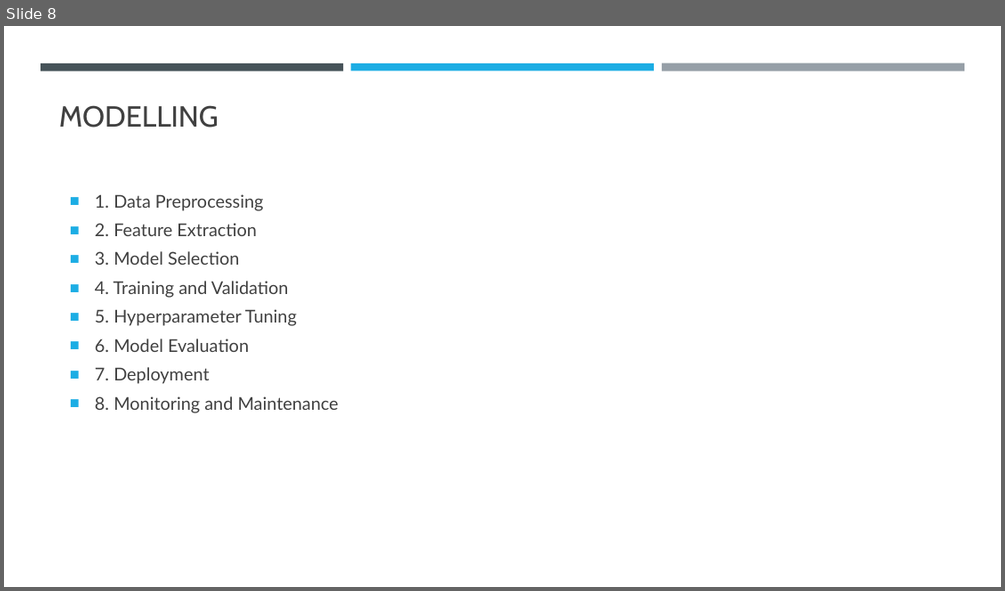
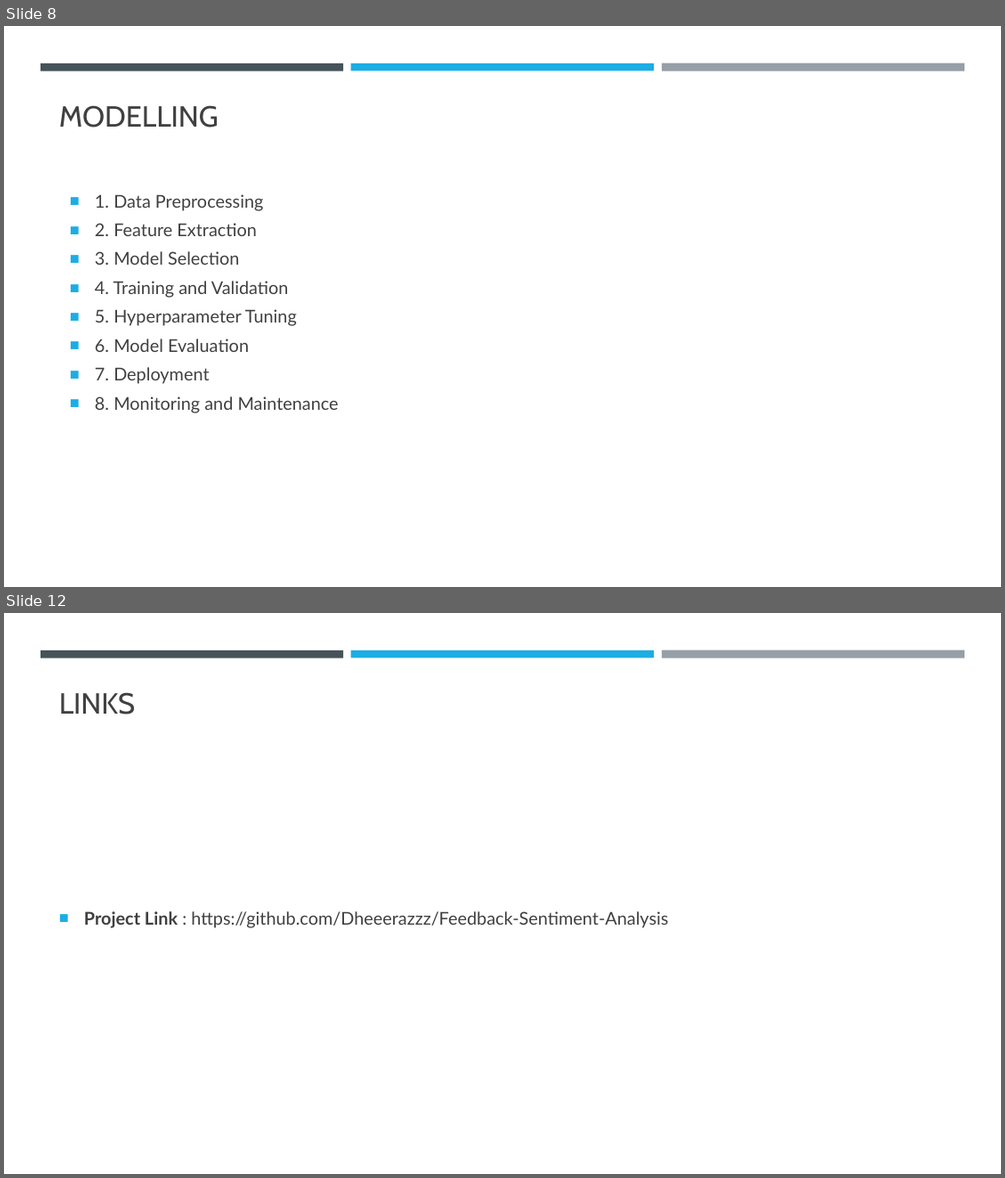
Before and after one commit to Dheeerazzz/Feedback-Sentiment-Analysis, a slide deck: IBM ppt b1.pptx. Shown one above the other, each under a label of ours: slide 8 before the commit, slides 8 and 12 after it; the slides between them are not shown. The pictures are 1005x591 and 1005x1178 pixels, drawn with LibreOffice and Linux fonts; fonts in the diff are those of the drawing. Boxes give left, top, right and bottom in pixels: in the first picture for what was removed or moved away, otherwise in the second. Text is boxed around its words. In the diff, an @@ line names an element or a change of style, - is before the commit and + after.

```diff
--- a/IBM ppt b1.pptx
+++ b/IBM ppt b1.pptx
@@ slide 12 added at [4, 613, 1001, 1174], background #FFFFFF; not listed: 3 template elements that a slide beside it also shows @@
@@ title added at [59, 692, 135, 714], 28 pt, text #404040 @@
+LINKS
@@ text added at [84, 911, 668, 928], 17 pt, text #404040 @@
+■ Project Link : https://github.com/Dheeerazzz/Feedback-Sentiment-Analysis
```
Also in this commit, not shown: 1 slide changed, 2 other slides added, 1 slide removed.
